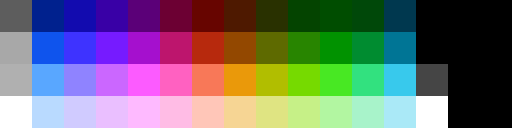
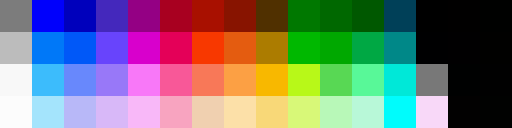
Revision of a layered w=512, h=128 image; what changed, layer by layer:
hid "Layer 3" over [left=0, top=0, right=448, bottom=128]
hid "Background" over [left=0, top=0, right=448, bottom=128]
